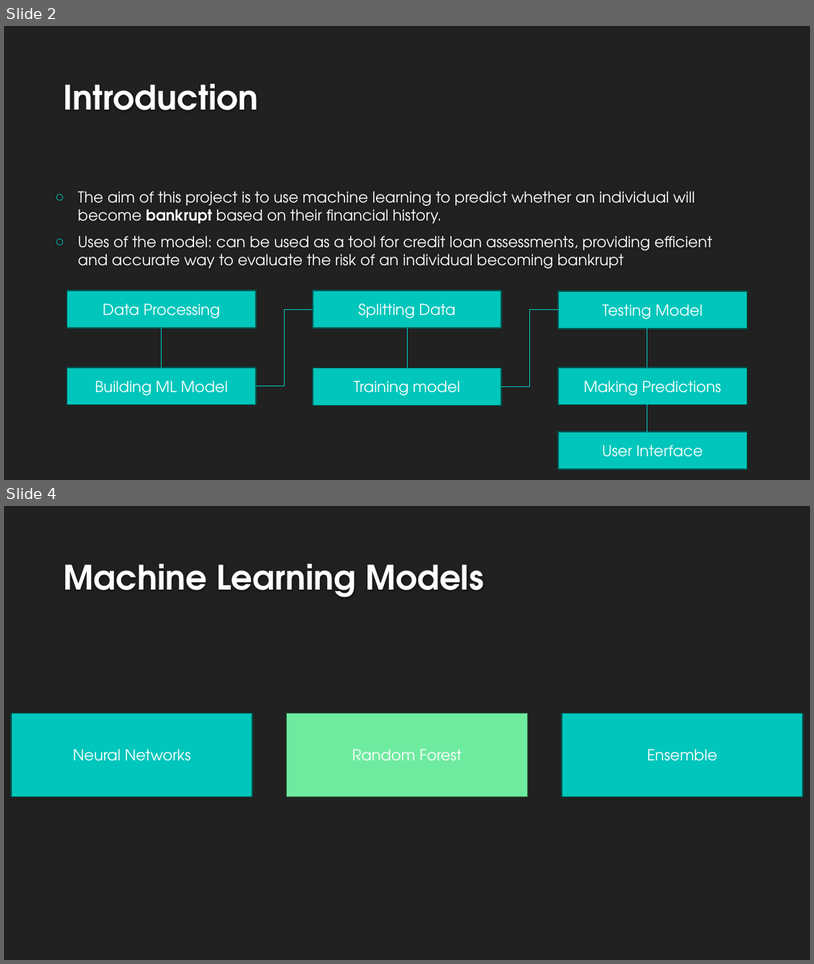
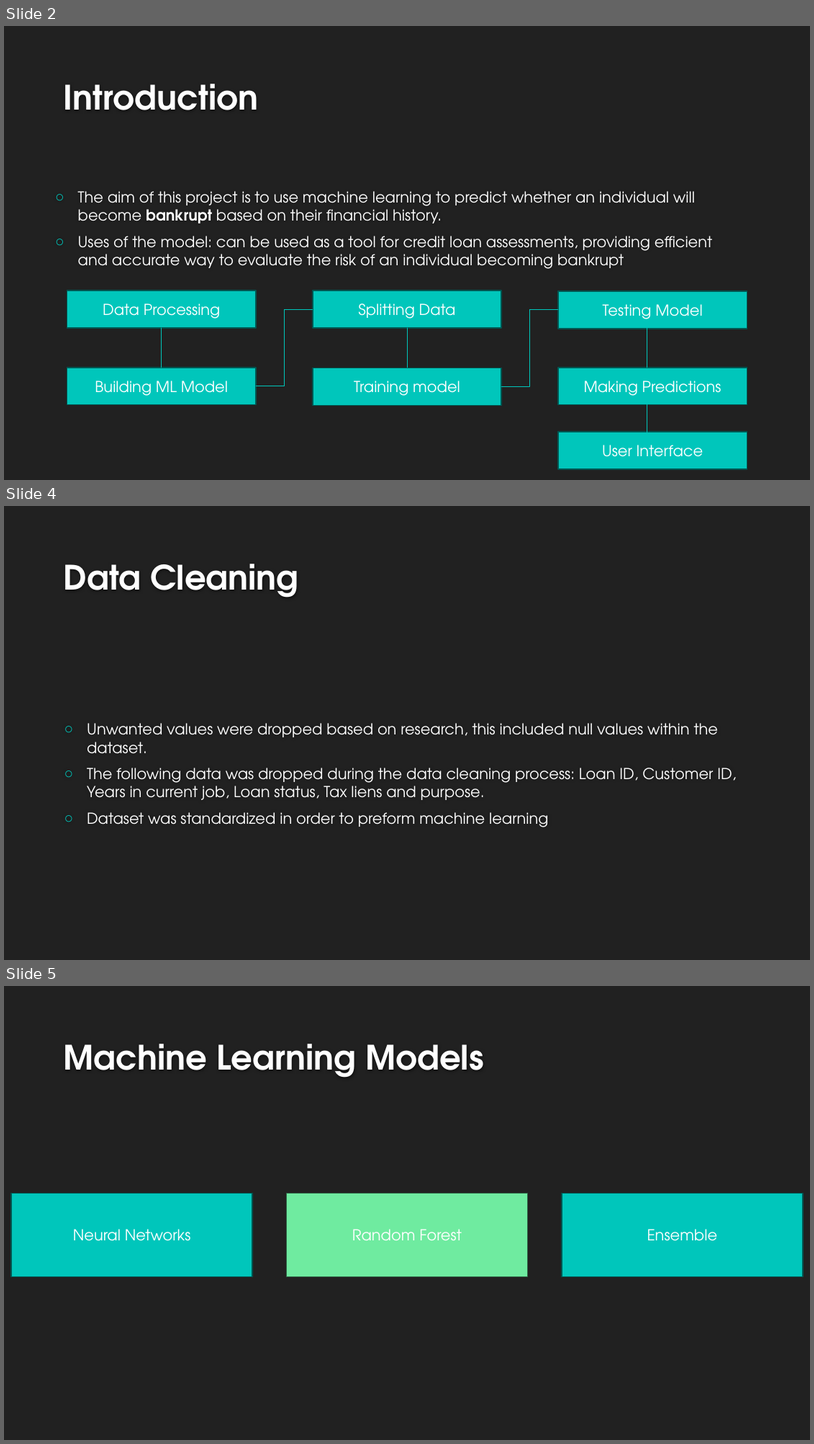
Before and after one commit to KavishNaran/Loan-risk---machine-learning, a slide deck: Credit Loan Presentation.pptx. Shown one above the other, each under a label of ours: slides 2 and 4 before the commit, slides 2, 4 and 5 after it; the slides between them are not shown. The pictures are 814x964 and 814x1444 pixels, drawn with LibreOffice and Linux fonts; fonts in the diff are those of the drawing; background and template pictures are left out. Boxes give left, top, right and bottom in pixels: in the first picture for what was removed or moved away, otherwise in the second. Text is boxed around its words. In the diff, an @@ line names an element or a change of style, - is before the commit and + after.

```diff
--- a/Credit Loan Presentation.pptx
+++ b/Credit Loan Presentation.pptx
@@ slide 4 added at [4, 506, 810, 960], background #212121 @@
@@ title added at [64, 564, 299, 597], 40 pt, text #FEFEFE, bold @@
+Data Cleaning
@@ text added at [87, 723, 736, 827], 18 pt, text #FFFFFF @@
+○ Unwanted values were dropped based on research, this included null values within the dataset.
+○ The following data was dropped during the data cleaning process: Loan ID, Customer ID, Years in current job, Loan status, Tax liens and purpose.
+○ Dataset was standardized in order to preform machine learning
@@ what was slide 4 is now slide 5 @@
```
Also in this commit, not shown: 3 slides changed, 6 other slides added, 6 slides removed, 1 other file.
